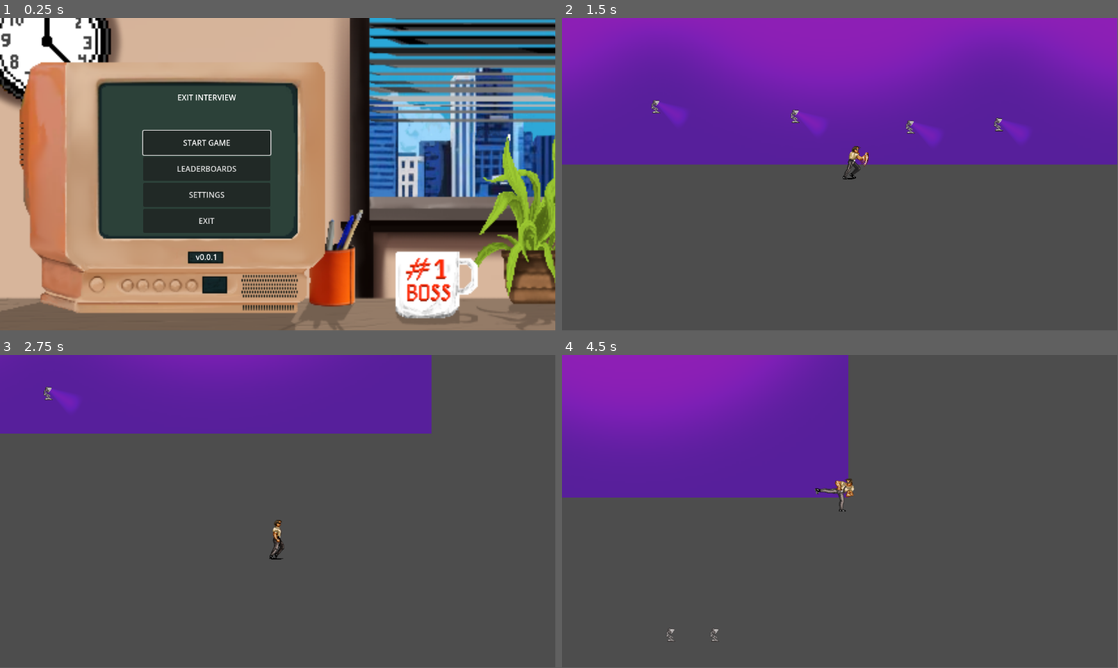
Above: before the commit, frames 1-4 (two rows, left to right).
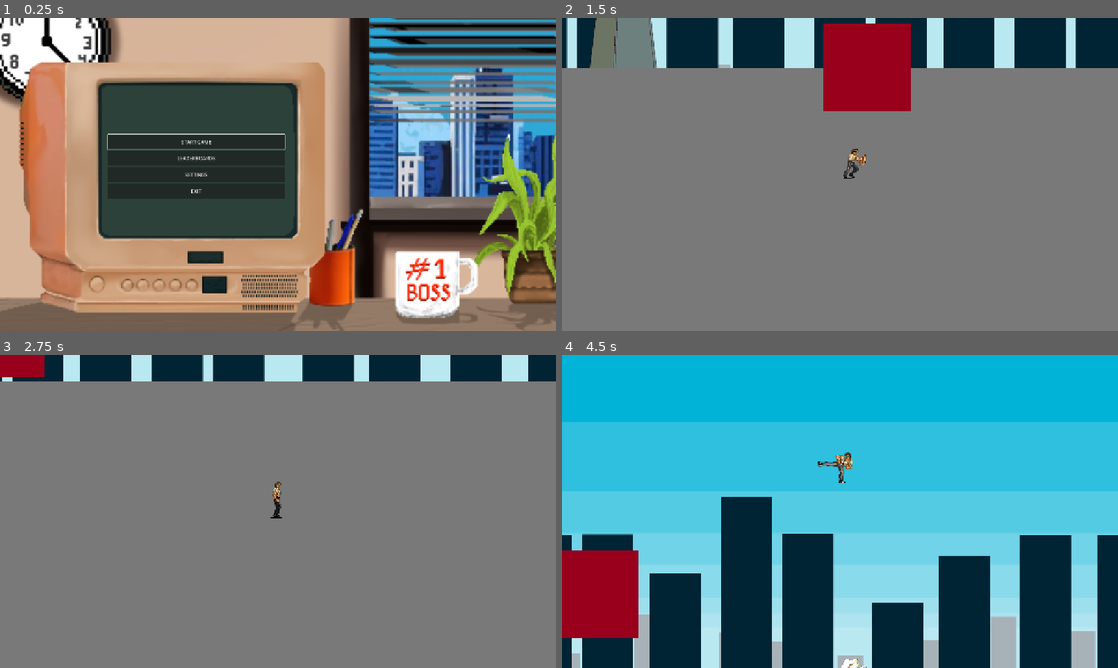
Above: after the commit, the same moments.

Repository: itlleat/twenty-second-slam
Game: Godot game, scene res://scenes/ui/main_menu.tscn
Same seed, same stepped clock (60 frames per second), same inputs: the game is played once before the commit and once after it.
Inputs (mouse positions are in pixels of both pictures, inside the frame that each line leads up to):
- Up to frame 1 (0.25 s): no input
- Up to frame 2 (1.5 s): click "START GAME" at 0.5 s; move the mouse to (962, 158) at 1.27 s; hold D (move_right) from 1.28 s (still down); tap R (heavy_punch) at 1.35 s
- Up to frame 3 (2.75 s): tap Space (jump) at 1.52, 2.27 s; move the mouse to (166, 527) at 2.02 s; release D (move_right) at 2.03 s; hold S (move_down) from 2.03 s (still down); right-click (166, 527) at 2.1 s
- Up to frame 4 (4.5 s): move the mouse to (895, 442) at 2.77 s; release S (move_down) at 2.78 s; hold D (move_right) 2.78-3.53 s; tap E (punch) at 2.85 s; move the mouse to (812, 574) at 3.52 s; hold W (move_up) 3.53-4.28 s; tap R (heavy_punch) at 3.6 s; tap Space (jump) at 3.77 s; move the mouse to (1006, 558) at 4.27 s; hold A (move_left) from 4.28 s (still down); right-click (1006, 558) at 4.35 s
In our replay, the window is 799x449 before the commit and 800x450 after it. These sizes can differ from the game's own. Grey fills any space a smaller window leaves; there, only what the larger window draws over its background counts as a difference.

The runs differ from the first frame. In frame 1, 5.4% of the frame differs, in the area x 0-100%, y 0-100%; in frame 2, 100%; in frame 3, 100%; in frame 4, 100%.

Commit message:
parallax bg

Diff:
--- /dev/null
+++ b/bg_sky_scraper_dark.tscn
@@ -0,0 +1,54 @@
+[gd_scene load_steps=3 format=3 uid="uid://b2k1klgavi8le"]
+
+[ext_resource type="Texture2D" uid="uid://c6i10kmjjpktp" path="res://assets/sprites/background_objects/bg_skyscraper_dark.png" id="1_vsntb"]
+[ext_resource type="Texture2D" uid="uid://d6pi8gw78wdb" path="res://assets/lighting/light_mask_neutral.png" id="2_lnflb"]
+
+[node name="BgSkyScraperDark" type="Node2D"]
+
+[node name="TextureRect" type="TextureRect" parent="."]
+offset_left = 356.0
+offset_top = -50.0
+offset_right = 1636.0
+offset_bottom = 670.0
+texture = ExtResource("1_vsntb")
+flip_h = true
+
+[node name="TextureRect2" type="TextureRect" parent="."]
+offset_left = 1280.0
+offset_top = -52.0
+offset_right = 2560.0
+offset_bottom = 668.0
+texture = ExtResource("1_vsntb")
+
+[node name="TextureRect3" type="TextureRect" parent="."]
+offset_left = 2403.0
+offset_top = -52.0
+offset_right = 3683.0
+offset_bottom = 668.0
+texture = ExtResource("1_vsntb")
+flip_h = true
+
+[node name="TextureRect4" type="TextureRect" parent="."]
+offset_left = -766.0
+offset_top = -52.0
+offset_right = 514.0
+offset_bottom = 668.0
+texture = ExtResource("1_vsntb")
+
+[node name="PointLight2D" type="PointLight2D" parent="."]
+visible = false
+position = Vector2(1413, 2116)
+texture = ExtResource("2_lnflb")
+texture_scale = 21.23
+
+[node name="PointLight2D2" type="PointLight2D" parent="."]
+visible = false
+position = Vector2(3168, 2446)
+texture = ExtResource("2_lnflb")
+texture_scale = 21.23
+
+[node name="PointLight2D3" type="PointLight2D" parent="."]
+visible = false
+position = Vector2(-281, 2507)
+texture = ExtResource("2_lnflb")
+texture_scale = 21.23
--- /dev/null
+++ b/bg_sky_scraper_light.tscn
@@ -0,0 +1,26 @@
+[gd_scene load_steps=2 format=3 uid="uid://cdaf8ifcesgp0"]
+
+[ext_resource type="Texture2D" uid="uid://cljfcfo6f780x" path="res://assets/sprites/background_objects/bg_skyscraper_light.png" id="1_kll37"]
+
+[node name="BgSkyScraperLight" type="Node2D"]
+
+[node name="TextureRect" type="TextureRect" parent="."]
+offset_right = 40.0
+offset_bottom = 40.0
+texture = ExtResource("1_kll37")
+
+[node name="TextureRect2" type="TextureRect" parent="."]
+offset_left = 1199.0
+offset_top = -1.0
+offset_right = 2479.0
+offset_bottom = 719.0
+texture = ExtResource("1_kll37")
+flip_h = true
+
+[node name="TextureRect3" type="TextureRect" parent="."]
+offset_left = -1183.0
+offset_top = -1.0
+offset_right = 97.0
+offset_bottom = 719.0
+texture = ExtResource("1_kll37")
+flip_h = true
--- /dev/null
+++ b/comms_tower.tscn
@@ -0,0 +1,26 @@
+[gd_scene load_steps=4 format=3 uid="uid://bo0w30x2werc8"]
+
+[ext_resource type="Texture2D" uid="uid://3t0uygyvqoct" path="res://assets/sprites/background_objects/bg_sky.png" id="1_ihg64"]
+[ext_resource type="Texture2D" uid="uid://drmln8svlw4vy" path="res://assets/sprites/background_objects/comms_tower.png" id="1_o3grd"]
+[ext_resource type="Texture2D" uid="uid://d6pi8gw78wdb" path="res://assets/lighting/light_mask_neutral.png" id="2_ihg64"]
+
+[node name="CommsTower" type="Node2D"]
+
+[node name="TextureRect2" type="TextureRect" parent="."]
+visible = false
+offset_right = 40.0
+offset_bottom = 40.0
+texture = ExtResource("1_ihg64")
+
+[node name="TextureRect" type="TextureRect" parent="."]
+offset_right = 40.0
+offset_bottom = 40.0
+texture = ExtResource("1_o3grd")
+
+[node name="PointLight2D" type="PointLight2D" parent="."]
+position = Vector2(185, 151)
+color = Color(0.99999994, 0.04050286, 0.022352692, 1)
+energy = 3.33
+shadow_enabled = true
+texture = ExtResource("2_ihg64")
+texture_scale = 0.13
--- /dev/null
+++ b/node_2d.tscn
@@ -0,0 +1,78 @@
+[gd_scene load_steps=11 format=3 uid="uid://dpwmuvccc05eu"]
+
+[ext_resource type="Texture2D" uid="uid://cj04rehigwcs7" path="res://assets/sprites/background_objects/cloud_a/cloud_a_0.png" id="1_4d7sh"]
+[ext_resource type="Texture2D" uid="uid://bsafcvhyxng4t" path="res://assets/sprites/background_objects/cloud_a/cloud_a_1.png" id="2_ir8iy"]
+[ext_resource type="Texture2D" uid="uid://cija3nxpowa6i" path="res://assets/sprites/background_objects/cloud_a/cloud_a_2.png" id="3_hqns4"]
+[ext_resource type="Texture2D" uid="uid://dsk616t5k13ok" path="res://assets/sprites/background_objects/cloud_a/cloud_a_3.png" id="4_x0ka3"]
+[ext_resource type="Texture2D" uid="uid://btfrdjlottno6" path="res://assets/sprites/background_objects/cloud_a/cloud_a_4.png" id="5_0h7mo"]
+[ext_resource type="Texture2D" uid="uid://dprx4iedhei57" path="res://assets/sprites/background_objects/cloud_a/cloud_a_5.png" id="6_nr8wp"]
+[ext_resource type="Texture2D" uid="uid://bvfr4dn3br1av" path="res://assets/sprites/background_objects/cloud_a/cloud_a_6.png" id="7_d2bti"]
+[ext_resource type="Texture2D" uid="uid://dal0wue7u842q" path="res://assets/sprites/background_objects/cloud_a/cloud_a_7.png" id="8_ta5nu"]
+[ext_resource type="Texture2D" uid="uid://cygdtkq1o5qlq" path="res://assets/sprites/background_objects/cloud_a/cloud_a_8.png" id="9_flf07"]
+
+[sub_resource type="SpriteFrames" id="SpriteFrames_k73cj"]
+animations = [{
+"frames": [{
+"duration": 1.0,
+"texture": ExtResource("1_4d7sh")
+}, {
+"duration": 1.0,
+"texture": ExtResource("2_ir8iy")
+}, {
+"duration": 1.0,
+"texture": ExtResource("3_hqns4")
+}, {
+"duration": 1.0,
+"texture": ExtResource("4_x0ka3")
+}, {
+"duration": 1.0,
+"texture": ExtResource("5_0h7mo")
+}, {
+"duration": 1.0,
+"texture": ExtResource("6_nr8wp")
+}, {
+"duration": 1.0,
+"texture": ExtResource("7_d2bti")
+}, {
+"duration": 1.0,
+"texture": ExtResource("8_ta5nu")
+}, {
+"duration": 1.0,
+"texture": ExtResource("9_flf07")
+}, {
+"duration": 1.0,
+"texture": ExtResource("8_ta5nu")
+}, {
+"duration": 1.0,
+"texture": ExtResource("7_d2bti")
+}, {
+"duration": 1.0,
+"texture": ExtResource("6_nr8wp")
+}, {
+"duration": 1.0,
+"texture": ExtResource("5_0h7mo")
+}, {
+"duration": 1.0,
+"texture": ExtResource("4_x0ka3")
+}, {
+"duration": 1.0,
+"texture": ExtResource("3_hqns4")
+}, {
+"duration": 1.0,
+"texture": ExtResource("2_ir8iy")
+}, {
+"duration": 1.0,
+"texture": ExtResource("1_4d7sh")
+}],
+"loop": true,
+"name": &"cloud_a",
+"speed": 5.0
+}]
+
+[node name="Node2D" type="Node2D"]
+
+[node name="Cloud" type="AnimatedSprite2D" parent="."]
+sprite_frames = SubResource("SpriteFrames_k73cj")
+animation = &"cloud_a"
+frame = 13
+frame_progress = 0.0018802603
--- a/project.godot
+++ b/project.godot
@@ -21,6 +21,13 @@
 GameManager="*res://scripts/managers/game_manager.gd"
 LeaderboardManager="*res://scripts/managers/leaderboard_manager.gd"
 PauseManager="*res://scripts/managers/pause_manager.gd"
+
+[display]
+
+window/size/viewport_width=1280
+window/size/viewport_height=720
+window/stretch/mode="canvas_items"
+window/stretch/aspect="expand"
 
 [input]
 
--- a/scenes/levels/office.tscn
+++ b/scenes/levels/office.tscn
@@ -1,44 +1,139 @@
-[gd_scene load_steps=11 format=3 uid="uid://bu14v4t2tn52i"]
+[gd_scene load_steps=20 format=3 uid="uid://bu14v4t2tn52i"]
 
 [ext_resource type="Script" uid="uid://dwd3r14gwllkm" path="res://scripts/entities/vertical_zone.gd" id="1_45276"]
 [ext_resource type="Script" uid="uid://cs8ktcck50ess" path="res://scenes/levels/office.gd" id="1_office"]
 [ext_resource type="PackedScene" uid="uid://baxeutytpeu4r" path="res://scenes/player/player_new.tscn" id="2_4xsq1"]
+[ext_resource type="PackedScene" uid="uid://comy5q4wl5lfj" path="res://tower.tscn" id="3_3f6fi"]
+[ext_resource type="PackedScene" uid="uid://b2k1klgavi8le" path="res://bg_sky_scraper_dark.tscn" id="3_d01tv"]
+[ext_resource type="PackedScene" uid="uid://cdaf8ifcesgp0" path="res://bg_sky_scraper_light.tscn" id="3_jbvgb"]
+[ext_resource type="Texture2D" uid="uid://v7htal4p7h7n" path="res://assets/sprites/background_objects/bg_sky_scraper_light.png" id="3_lin3j"]
+[ext_resource type="PackedScene" uid="uid://bo0w30x2werc8" path="res://comms_tower.tscn" id="4_a576x"]
+[ext_resource type="Texture2D" uid="uid://bergqnjr0dgwj" path="res://assets/sprites/background_objects/bg_sky_scraper_dark.png" id="4_cn1nh"]
+[ext_resource type="Texture2D" uid="uid://bq46h2innnjsr" path="res://assets/sprites/background_objects/tower.png" id="5_cn1nh"]
 [ext_resource type="PackedScene" uid="uid://c3d4e5f6g7h8i" path="res://scenes/ui/pause_menu.tscn" id="5_pause"]
 [ext_resource type="Script" uid="uid://dsncdri42aalc" path="res://scripts/managers/pause_manager.gd" id="6_7k6om"]
 [ext_resource type="PackedScene" uid="uid://bi32t2twn5x7q" path="res://scenes/enemies/boss.tscn" id="6_ey3sf"]
 [ext_resource type="Texture2D" uid="uid://d6pi8gw78wdb" path="res://assets/lighting/light_mask_neutral.png" id="7_1gkrr"]
 [ext_resource type="PackedScene" uid="uid://c2yhnn5sgorl2" path="res://scenes/enemies/desk_lamp.tscn" id="8_4m8q4"]
 [ext_resource type="PackedScene" uid="uid://co61hu4oj4jmi" path="res://scenes/audio/global_audio_manager.tscn" id="9_tuhfx"]
+[ext_resource type="PackedScene" uid="uid://dhr55c068q5hp" path="res://sky.tscn" id="10_nrxk4"]
 
-[sub_resource type="ConvexPolygonShape2D" id="ConvexPolygonShape2D_tuhfx"]
-points = PackedVector2Array(966, -193, 1165, 644, -1165, 644, -966, -193)
+[sub_resource type="PhysicsMaterial" id="PhysicsMaterial_tuhfx"]
+
+[sub_resource type="RectangleShape2D" id="RectangleShape2D_nrxk4"]
+size = Vector2(2341, 130.00002)
 
 [node name="Office" type="Node2D"]
 script = ExtResource("1_office")
 
+[node name="Sky" parent="." instance=ExtResource("10_nrxk4")]
+position = Vector2(-1056, 147)
+
+[node name="BgParallax" type="Node2D" parent="."]
+
+[node name="Parallax2D2" type="Parallax2D" parent="BgParallax"]
+scroll_scale = Vector2(0.7, 0.7)
+scroll_offset = Vector2(484, -6)
+
+[node name="TextureRect" type="TextureRect" parent="BgParallax/Parallax2D2"]
+offset_left = -2282.0
+offset_top = -2.0
+offset_right = 2943.0
+offset_bottom = 718.0
+texture = ExtResource("3_lin3j")
+
+[node name="Parallax2D" type="Parallax2D" parent="BgParallax"]
+scroll_scale = Vector2(0.9, 0.9)
+
+[node name="TextureRect" type="TextureRect" parent="BgParallax/Parallax2D"]
+offset_left = -1389.0
+offset_top = 40.0
+offset_right = 3836.0
+offset_bottom = 760.0
+texture = ExtResource("4_cn1nh")
+
+[node name="Parallax2D3" type="Parallax2D" parent="BgParallax"]
+scroll_offset = Vector2(-21, 35)
+
+[node name="TextureRect" type="TextureRect" parent="BgParallax/Parallax2D3"]
+offset_right = 40.0
+offset_bottom = 40.0
+texture = ExtResource("5_cn1nh")
+
+[node name="BgSkyScraperLight" parent="." instance=ExtResource("3_jbvgb")]
+visible = false
+position = Vector2(147, -147)
+
+[node name="BgSkyScraperDark" parent="." instance=ExtResource("3_d01tv")]
+visible = false
+position = Vector2(-42, -77)
+
+[node name="CommsTower" parent="BgSkyScraperDark" instance=ExtResource("4_a576x")]
+visible = false
+position = Vector2(1, 0)
+
+[node name="Tower" parent="." instance=ExtResource("3_3f6fi")]
+visible = false
+position = Vector2(-394, -92)
+
+[node name="ColorRect" type="ColorRect" parent="."]
+offset_left = -1228.0
+offset_top = 712.0
+offset_right = 2612.0
+offset_bottom = 1437.0
+color = Color(0.47397572, 0.47397572, 0.47397572, 1)
+
 [node name="FreeMovementZone" type="Area2D" parent="."]
-position = Vector2(-292, -755)
+position = Vector2(-326, 830)
 script = ExtResource("1_45276")
 
-[node name="CollisionShape2D" type="CollisionShape2D" parent="FreeMovementZone"]
-position = Vector2(1459, 112)
-shape = SubResource("ConvexPolygonShape2D_tuhfx")
-
-[node name="ColorRect" type="ColorRect" parent="FreeMovementZone/CollisionShape2D"]
-offset_left = -1163.0
-offset_top = -641.0
-offset_right = 1163.0
-offset_bottom = 642.0
+[node name="ColorRect" type="ColorRect" parent="FreeMovementZone"]
+visible = false
+offset_left = 292.0
+offset_top = -867.0
+offset_right = 1829.0
+offset_bottom = 196.0
 color = Color(0.37254903, 0, 0.81960785, 0.5882353)
 
+[node name="StaticBody2D2" type="StaticBody2D" parent="FreeMovementZone"]
+position = Vector2(292, 755)
+physics_material_override = SubResource("PhysicsMaterial_tuhfx")
+
+[node name="CollisionShape2D" type="CollisionShape2D" parent="FreeMovementZone/StaticBody2D2"]
+position = Vector2(1609, -1011)
+rotation = 1.5707964
+shape = SubResource("RectangleShape2D_nrxk4")
+
+[node name="StaticBody2D3" type="StaticBody2D" parent="FreeMovementZone"]
+position = Vector2(1426, 3230)
+rotation = -1.5707964
+physics_material_override = SubResource("PhysicsMaterial_tuhfx")
+
+[node name="CollisionShape2D" type="CollisionShape2D" parent="FreeMovementZone/StaticBody2D3"]
+position = Vector2(2960, -390.99985)
+rotation = 1.5707964
+shape = SubResource("RectangleShape2D_nrxk4")
+
 [node name="StaticBody2D" type="StaticBody2D" parent="FreeMovementZone"]
+physics_material_override = SubResource("PhysicsMaterial_tuhfx")
 
-[node name="CollisionPolygon2D" type="CollisionPolygon2D" parent="FreeMovementZone/StaticBody2D"]
-position = Vector2(293, 755)
-polygon = PackedVector2Array(0, 0, 200, -835, 2132, -836, 2331, 1)
+[node name="CollisionShape2D" type="CollisionShape2D" parent="FreeMovementZone/StaticBody2D"]
+position = Vector2(217.99997, -355)
+rotation = 1.5707964
+shape = SubResource("RectangleShape2D_nrxk4")
+
+[node name="StaticBody2D4" type="StaticBody2D" parent="FreeMovementZone"]
+position = Vector2(1437, 1784)
+rotation = -1.5707964
+physics_material_override = SubResource("PhysicsMaterial_tuhfx")
+
+[node name="CollisionShape2D" type="CollisionShape2D" parent="FreeMovementZone/StaticBody2D4"]
+position = Vector2(2710, -418.99988)
+rotation = 1.5707964
+shape = SubResource("RectangleShape2D_nrxk4")
 
 [node name="Player" parent="." instance=ExtResource("2_4xsq1")]
-position = Vector2(1182, -106)
+position = Vector2(691, 956)
 
 [node name="UI" type="CanvasLayer" parent="."]
 
@@ -50,39 +145,46 @@
 script = ExtResource("6_7k6om")
 
 [node name="Boss" parent="." instance=ExtResource("6_ey3sf")]
-position = Vector2(1172, -613)
+position = Vector2(693, 714)
 
 [node name="PointLight2D" type="PointLight2D" parent="."]
-position = Vector2(1184, -613)
+visible = false
+position = Vector2(2557, 410)
 scale = Vector2(2.8046875, 2.8046875)
 color = Color(1, 0.9882353, 0.32941177, 0.99607843)
 texture = ExtResource("7_1gkrr")
 texture_scale = 1.79
 
 [node name="PointLight2D3" type="PointLight2D" parent="."]
-position = Vector2(1886, -613)
+visible = false
+position = Vector2(2853, -691)
 scale = Vector2(2.8046875, 2.8046875)
 color = Color(1, 0.9882353, 0.32941177, 0.99607843)
 texture = ExtResource("7_1gkrr")
 texture_scale = 1.79
 
 [node name="PointLight2D2" type="PointLight2D" parent="."]
-position = Vector2(475, -613)
+visible = false
+position = Vector2(2385, -840)
 scale = Vector2(2.8046875, 2.8046875)
 color = Color(1, 0.9882353, 0.32941177, 0.99607843)
 texture = ExtResource("7_1gkrr")
 texture_scale = 1.79
 
 [node name="DeskLamp" parent="." instance=ExtResource("8_4m8q4")]
+visible = false
 position = Vector2(1535, -85)
 
 [node name="DeskLamp2" parent="." instance=ExtResource("8_4m8q4")]
+visible = false
 position = Vector2(1113, -102)
 
 [node name="DeskLamp3" parent="." instance=ExtResource("8_4m8q4")]
+visible = false
 position = Vector2(1352, -80)
 
 [node name="DeskLamp4" parent="." instance=ExtResource("8_4m8q4")]
+visible = false
 position = Vector2(824, -122)
 
 [node name="GlobalAudioManager" parent="." instance=ExtResource("9_tuhfx")]
--- a/scenes/ui/main_menu.tscn
+++ b/scenes/ui/main_menu.tscn
@@ -15,8 +15,8 @@
 
 [node name="TextureRect" type="TextureRect" parent="."]
 layout_mode = 0
-offset_right = 1153.75
-offset_bottom = 650.0
+offset_right = 1280.0
+offset_bottom = 720.0
 texture = ExtResource("2_1g8jr")
 
 [node name="MainContainer" type="VBoxContainer" parent="."]
@@ -26,14 +26,16 @@
 anchor_top = 0.5
 anchor_right = 0.5
 anchor_bottom = 0.5
-offset_left = -279.0
-offset_top = -171.0
-offset_right = -15.0
-offset_bottom = 183.0
+offset_left = -391.99997
+offset_top = -130.0
+offset_right = 190.14282
+offset_bottom = 234.0
 grow_horizontal = 2
 grow_vertical = 2
+scale = Vector2(0.7, 0.7)
 
 [node name="TitleLabel" type="Label" parent="MainContainer"]
+visible = false
 layout_mode = 2
 text = "EXIT INTERVIEW"
 horizontal_alignment = 1
@@ -72,6 +74,7 @@
 layout_mode = 2
 
 [node name="VersionLabel" type="Label" parent="MainContainer"]
+visible = false
 layout_mode = 2
 text = "v0.0.1"
 horizontal_alignment = 1
--- /dev/null
+++ b/sky.tscn
@@ -0,0 +1,11 @@
+[gd_scene load_steps=2 format=3 uid="uid://dhr55c068q5hp"]
+
+[ext_resource type="Texture2D" uid="uid://3t0uygyvqoct" path="res://assets/sprites/background_objects/bg_sky.png" id="1_gr5xt"]
+
+[node name="Sky" type="Node2D"]
+
+[node name="TextureRect" type="TextureRect" parent="."]
+offset_top = -1198.0
+offset_right = 3409.7778
+offset_bottom = 720.0
+texture = ExtResource("1_gr5xt")
--- /dev/null
+++ b/tower.tscn
@@ -0,0 +1,11 @@
+[gd_scene load_steps=2 format=3 uid="uid://comy5q4wl5lfj"]
+
+[ext_resource type="Texture2D" uid="uid://bq46h2innnjsr" path="res://assets/sprites/background_objects/tower.png" id="1_k1sas"]
+
+[node name="Tower" type="Node2D"]
+
+[node name="TextureRect" type="TextureRect" parent="."]
+offset_top = -509.0
+offset_right = 2184.889
+offset_bottom = 720.0
+texture = ExtResource("1_k1sas")
Binary file added: assets/sprites/background_objects/bg_sky.png
Not shown, added: assets/sprites/background_objects/bg_sky.png.import
Binary file added: assets/sprites/background_objects/bg_sky_scraper_dark.png
Not shown, added: assets/sprites/background_objects/bg_sky_scraper_dark.png.import
Binary file added: assets/sprites/background_objects/bg_sky_scraper_light.png
Not shown, added: assets/sprites/background_objects/bg_sky_scraper_light.png.import
Binary file added: assets/sprites/background_objects/cloud_a/cloud_a_0.png
Not shown, added: assets/sprites/background_objects/cloud_a/cloud_a_0.png.import
Binary file added: assets/sprites/background_objects/cloud_a/cloud_a_1.png
Not shown, added: assets/sprites/background_objects/cloud_a/cloud_a_1.png.import
Binary file added: assets/sprites/background_objects/cloud_a/cloud_a_2.png
Not shown, added: assets/sprites/background_objects/cloud_a/cloud_a_2.png.import
(and 26 more such lines)
